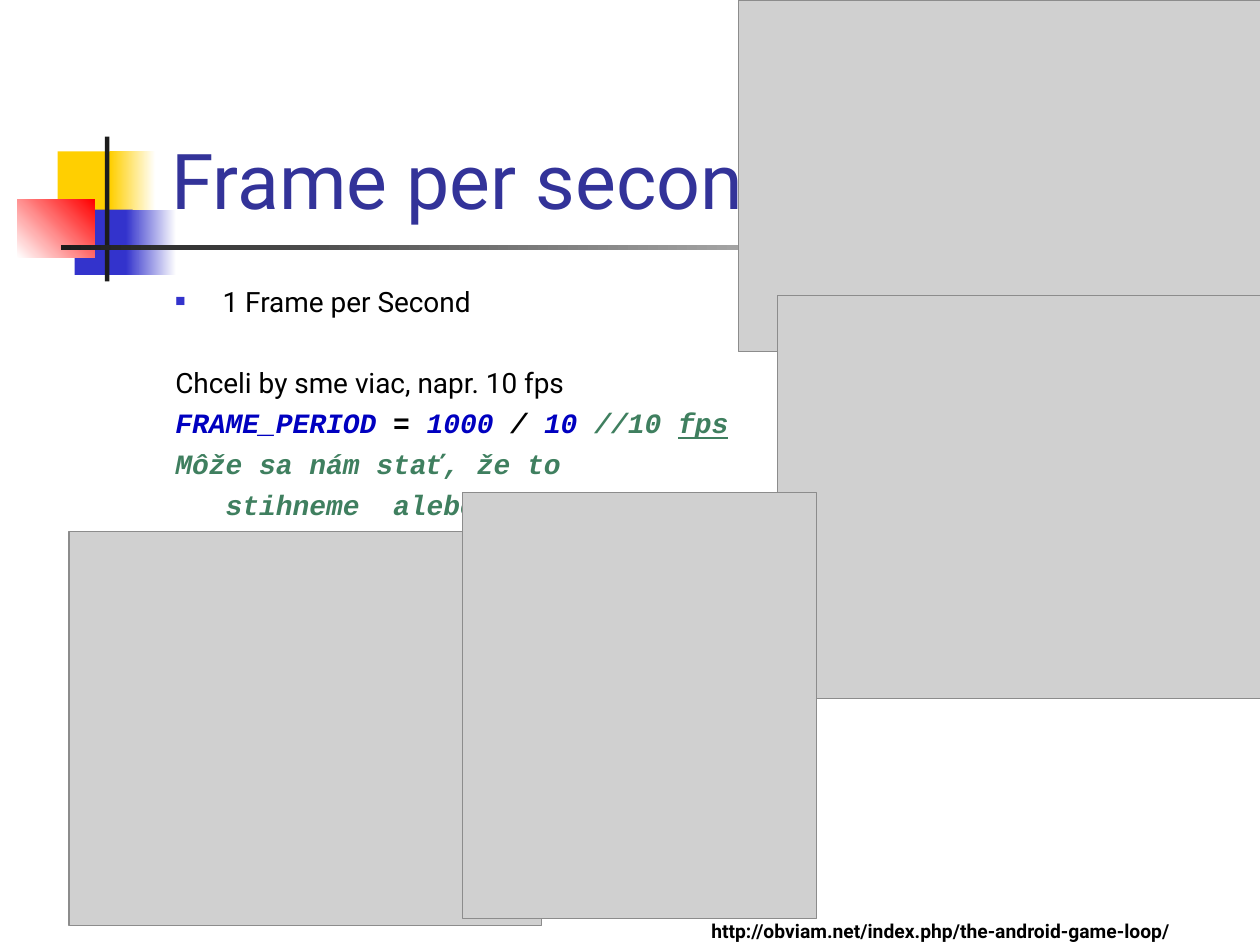
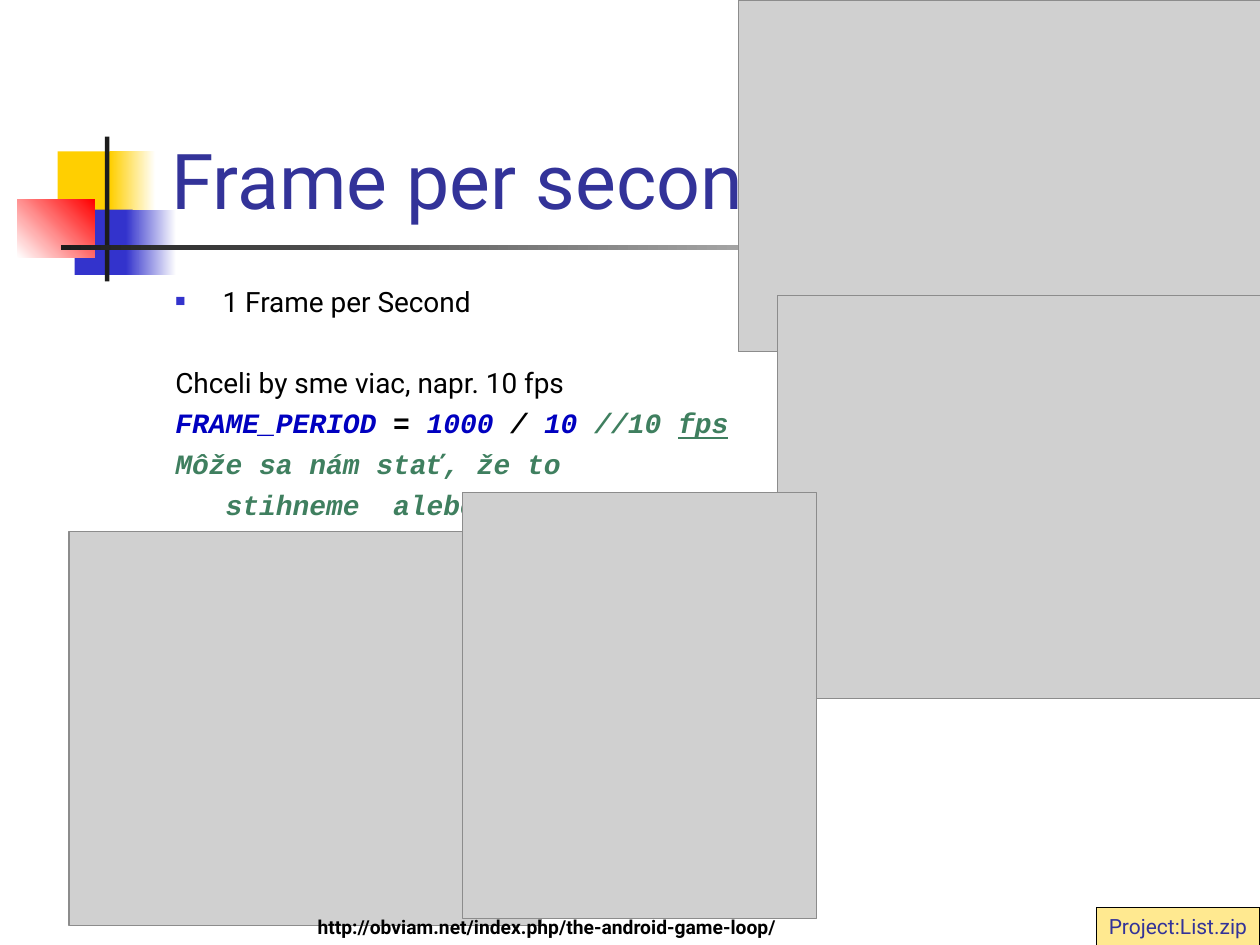
Before and after one commit to vmandro/Prednasky, a slide deck: slide 7 of 05/05_Android.ppt (slide 12 before the commit). Drawn at 1260x945 pixels with LibreOffice and Linux fonts; fonts in the diff are those of the drawing; grey boxes stand for pictures. Boxes give left, top, right and bottom in pixels: in the first picture for what was removed or moved away, otherwise in the second. Text is boxed around its words. In the diff, an @@ line names an element or a change of style, - is before the commit and + after.

```diff
--- a/05/05_Android.ppt
+++ b/05/05_Android.ppt
@@ text "http://obviam.net/index.php/the-android-game-loop/" rewrapped from (x1=711, y1=923, x2=1169, y2=942) to (x1=318, y1=916, x2=776, y2=939) @@
@@ rectangle added at (x1=1096, y1=907, x2=1260, y2=945), fill #FFE990, outline #000000 0.74 pt, 12 pt, text #333399 @@
+Project:List.zip
```
Also in this commit, not shown: 18 other slides changed, 3 slides added, 6 slides removed, 4 other files.
